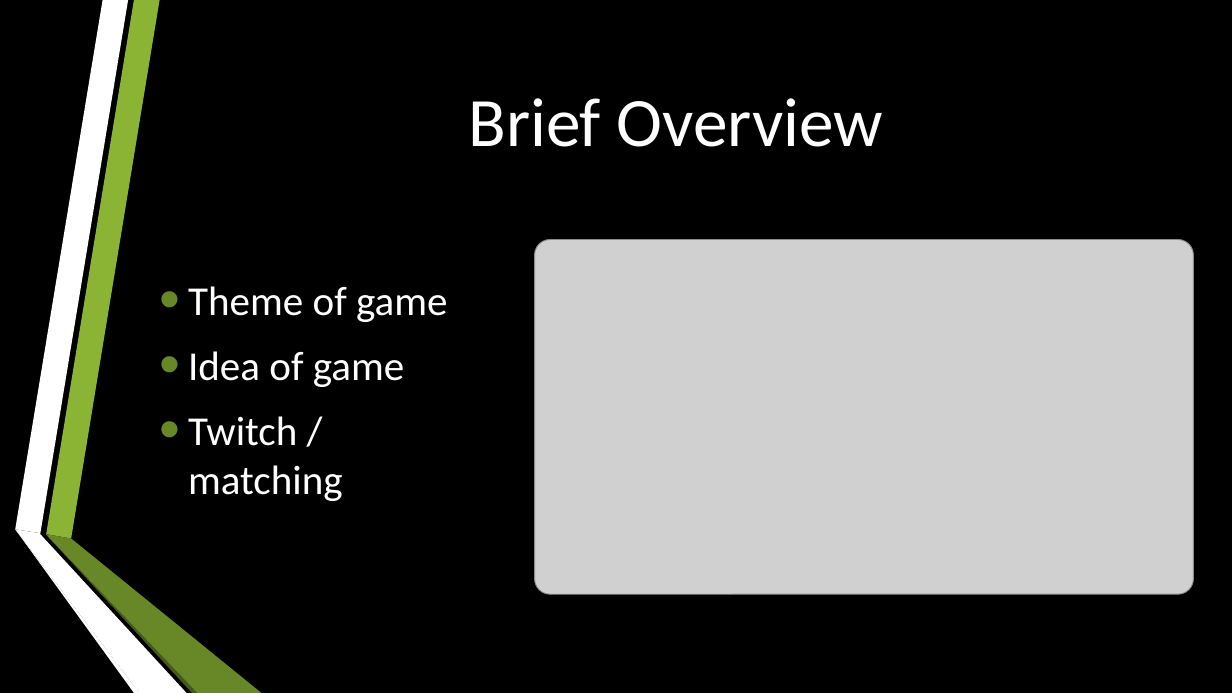
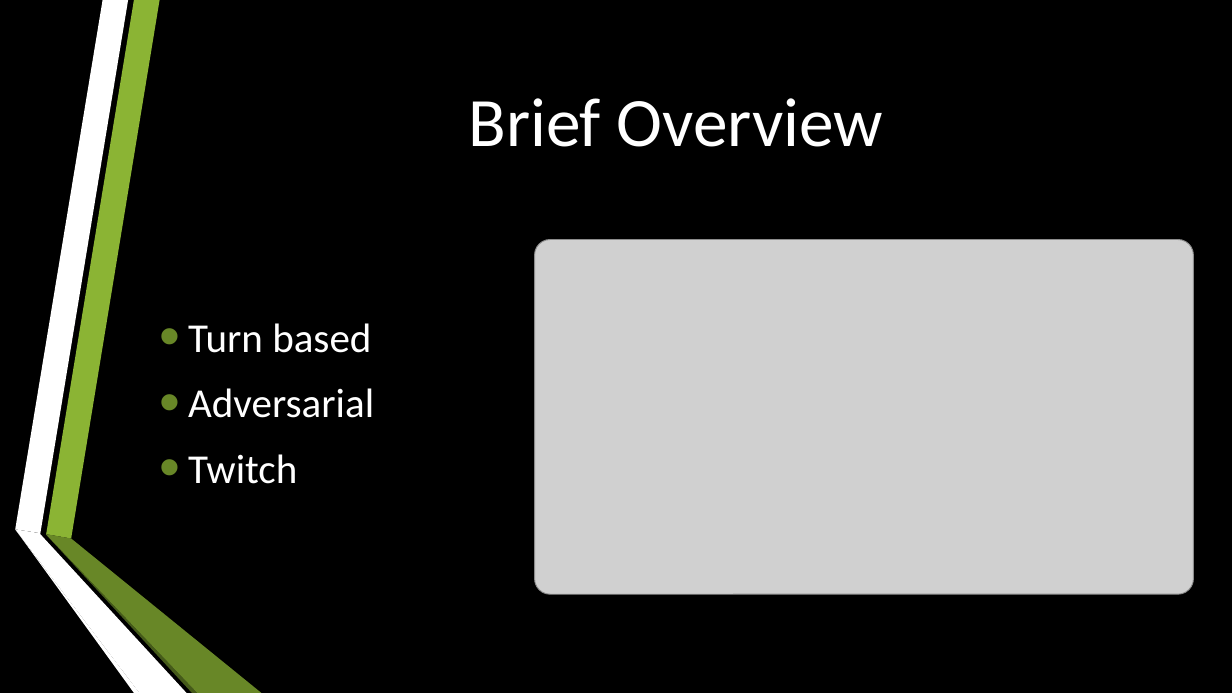
Before and after one commit to UoSGroupProjects1718/mgp-mpg-group-5, a slide deck: slide 2 of Management/Presentations/Second Presentation.pptx. Drawn at 1232x693 pixels with LibreOffice and Linux fonts; fonts in the diff are those of the drawing; grey boxes stand for pictures. Boxes give left, top, right and bottom in pixels: in the first picture for what was removed or moved away, otherwise in the second. Text is boxed around its words. In the diff, an @@ line names an element or a change of style, - is before the commit and + after.

```diff
--- a/Management/Presentations/Second Presentation.pptx
+++ b/Management/Presentations/Second Presentation.pptx
@@ text at [188, 323, 374, 484]: text changed @@
-• Theme of game
-• Idea of game
-• Twitch / matching
+• Turn based
+• Adversarial
+• Twitch
```
Also in this commit, not shown: 2 other slides changed, 2 slides added, 1 slide removed.
